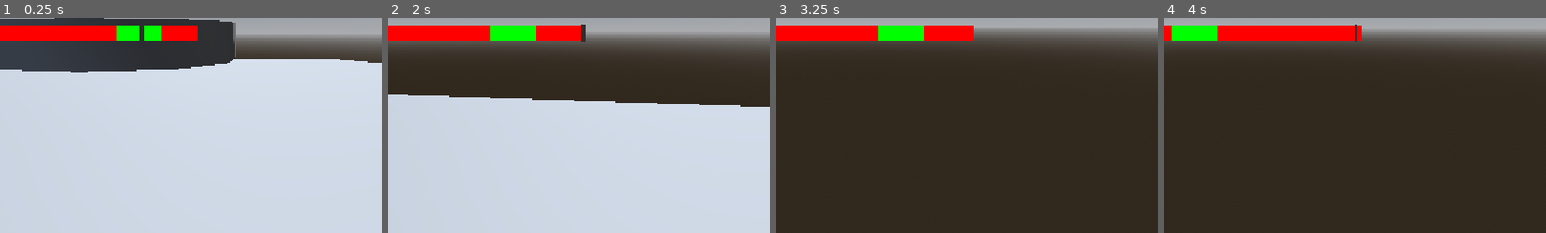
Above: before the commit, frames 1-4 (left to right).
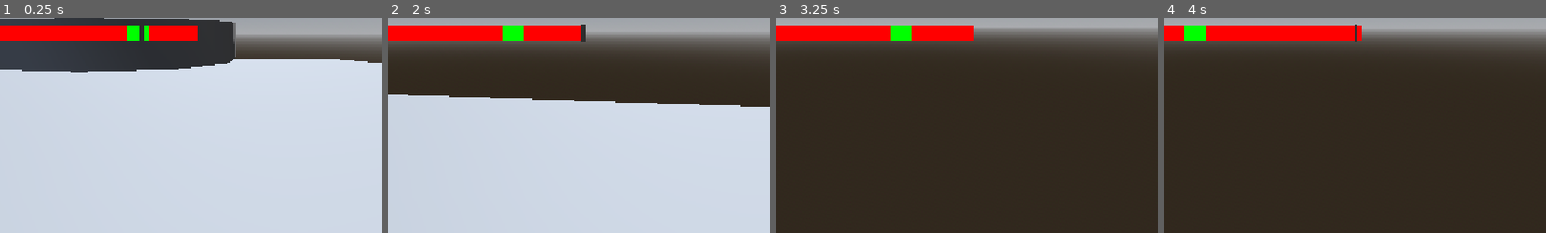
Above: after the commit, the same moments.

Repository: Surresteel/godot_gmtk_jam_july_2026
Game: Godot game, scene res://Testes/QASmoke.tscn
Two runs of this game, one before a commit and one after it. Both use one fixed random seed, a clock stepped at 60 frames per second and the inputs below.
Inputs (mouse positions are % of the whole screen's width and height, from its top left):
- Up to frame 1 (0.25 s): no input
- Up to frame 2 (2 s): tap Enter at 0.5 s; move the mouse to (55, 50) at 0.52 s; hold W (forward) from 0.53 s (still down); click (55, 50) at 0.67 s; tap Space (jump) at 0.77, 1.52 s; move the mouse to (45, 50) at 1.27 s
- Up to frame 3 (3.25 s): keep holding W (forward); move the mouse to (52, 48) at 2.02 s; move the mouse to (49, 52) at 2.77 s; click (49, 52) at 2.92 s; tap Space (jump) at 3.02 s
- Up to frame 4 (4 s): keep holding W (forward); tap Space (jump) at 3.5, 3.77 s; move the mouse to (57, 51) at 3.52 s
The pictures show only the part of the screen within x 40-90%, y 46-96%; the shares and areas given below are measured in that part.

The runs differ from the first frame. In frame 1, 0.4% of the frame differs, in the area x 30-43%, y 3-11%; in frame 2, 0.5%, in the area x 26-39%, y 3-11%; in frame 3, 0.5%; in frame 4, 0.4%.

Commit message:
heat level should work, jsut need actualy ingridient class

Diff:
--- a/Cooking/FryingPan/frying_pan.tscn
+++ b/Cooking/FryingPan/frying_pan.tscn
@@ -21,6 +21,7 @@
 [node name="Frying Pan" type="Node3D" unique_id=1945656068]
 script = ExtResource("1_ckwe8")
 precision_position = 0.75
+grace_amount = 0.05
 
 [node name="mesh" type="MeshInstance3D" parent="." unique_id=258898070]
 mesh = SubResource("ArrayMesh_oqu74")
@@ -88,6 +89,7 @@
 color = Color(0.18000486, 0.18000486, 0.18000486, 1)
 
 [node name="HeatArea" parent="." unique_id=891329366 instance=ExtResource("3_yh7qs")]
+heat_level = 0.1
 
 [node name="CollisionShape3D" type="CollisionShape3D" parent="HeatArea" unique_id=539909591]
 shape = SubResource("SphereShape3D_f7fki")
--- a/Cooking/Heat Area/heat_area.gd
+++ b/Cooking/Heat Area/heat_area.gd
@@ -3,20 +3,20 @@
 class_name HeatArea
 
 
-@onready var cook_timer: Timer = $Timer
+@onready var _cook_timer: Timer = $Timer
 
-@export var heat_level: float = 1.0
+@export var heat_level: float = 0.1 ##Increases an ingridients cook_level by this, every half a second
 
-signal increase_cook_level(amount: int) 										##Signal Emitted when the current ingridient has been cooked for its appointed time
+signal increase_cook_level(amount: float) 										##Signal Emitted when the current ingridient has been cooked for its appointed time
 
 
-func start_cooking() -> void:
+func start_cooking(current_ingridient) -> void:
 	#var cook_time = current_ingridient.get_cook_time(heat_level)
-	#cook_timer.start(cook_time)
+	#cook_timer.start()
 	pass
 
 func stop_cooking() -> void:
-	cook_timer.stop()
+	_cook_timer.stop()
 
 func _on_timer_timeout() -> void:
-	increase_cook_level.emit(1)
+	increase_cook_level.emit(heat_level)
--- a/Cooking/Heat Area/heat_area.tscn
+++ b/Cooking/Heat Area/heat_area.tscn
@@ -4,7 +4,9 @@
 
 [node name="HeatArea" type="Area3D" unique_id=891329366]
 script = ExtResource("1_5uel5")
+heat_level = 1.0
 
 [node name="Timer" type="Timer" parent="." unique_id=601249624]
+wait_time = 0.5
 
 [connection signal="timeout" from="Timer" to="." method="_on_timer_timeout"]
